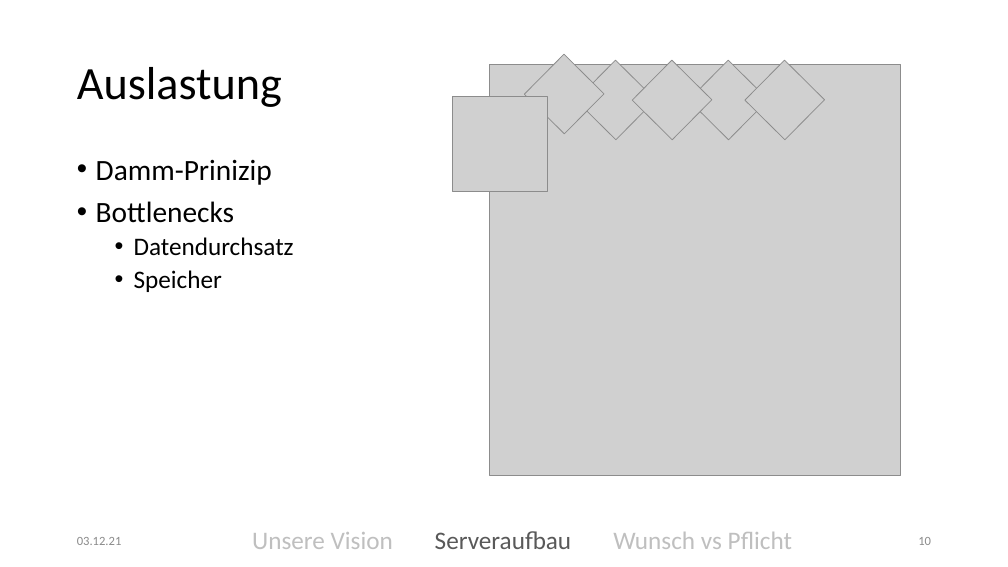
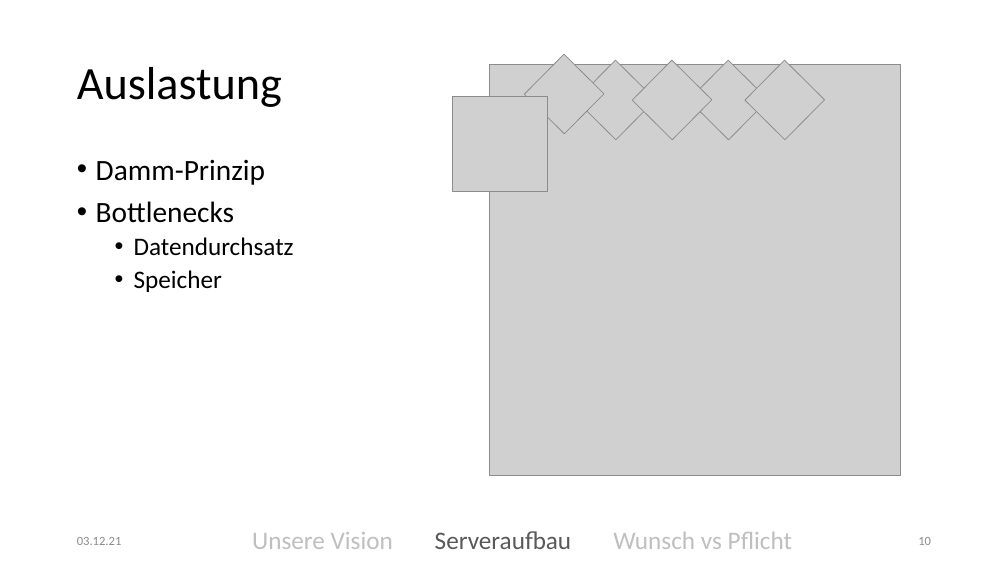
Before and after one commit to kittyahy/PSEAppGruppe2, a slide deck: slide 10 of Praesentationen/01-Definitionsphase/Präsentation.pptx. Drawn at 1008x567 pixels with LibreOffice and Linux fonts; fonts in the diff are those of the drawing; grey boxes stand for pictures. Boxes give left, top, right and bottom in pixels: in the first picture for what was removed or moved away, otherwise in the second. Text is boxed around its words. In the diff, an @@ line names an element or a change of style, - is before the commit and + after.

```diff
--- a/Praesentationen/01-Definitionsphase/Präsentation.pptx
+++ b/Praesentationen/01-Definitionsphase/Präsentation.pptx
@@ text at box(96, 159, 265, 185): text changed @@
-• Damm-Prinizip
+• Damm-Prinzip
```
Also in this commit, not shown: 2 other slides changed, 1 other file.
